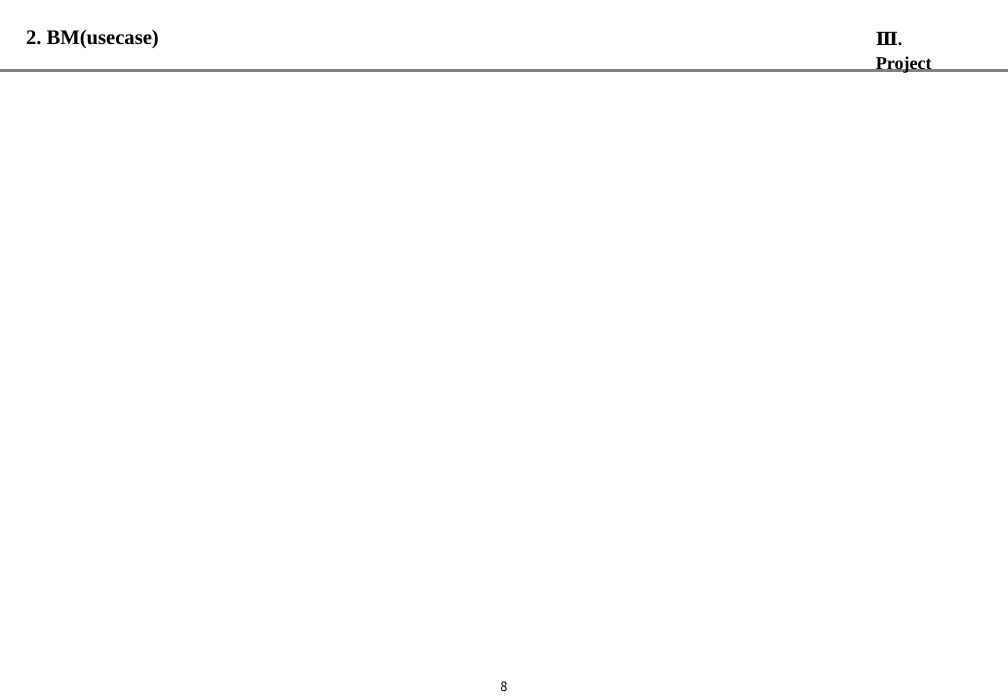
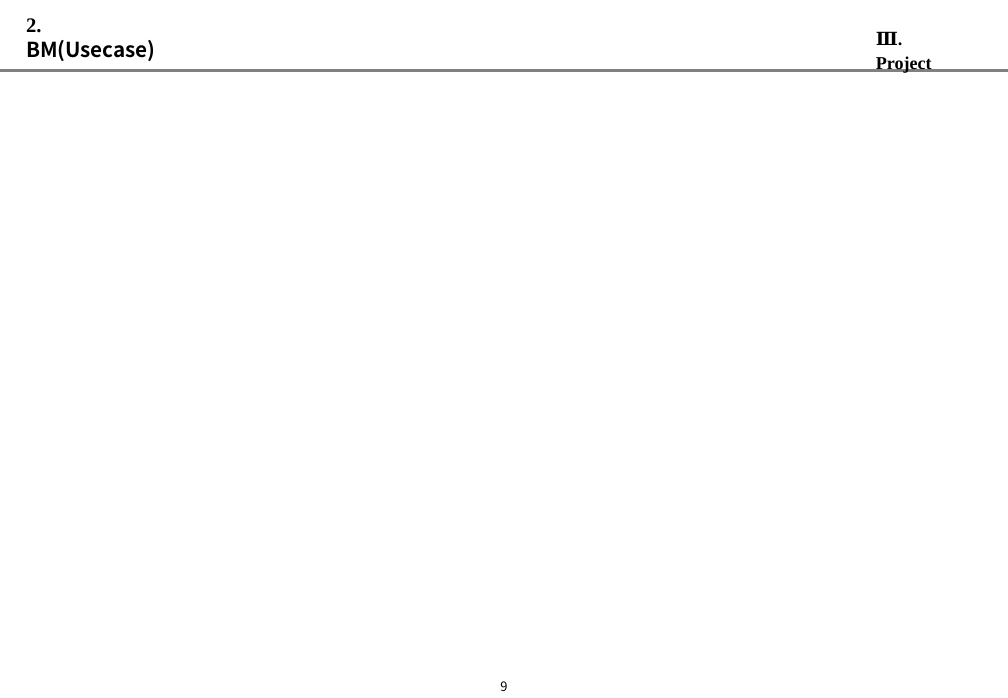
Before and after one commit to alladd/tcl2017, a slide deck: slide 10 of 51_발표PT자료/02_PT.pptx (slide 9 before the commit). Drawn at 1008x698 pixels with LibreOffice and Linux fonts; fonts in the diff are those of the drawing; background and template pictures are left out. Boxes give left, top, right and bottom in pixels: in the first picture for what was removed or moved away, otherwise in the second. Text is boxed around its words. In the diff, an @@ line names an element or a change of style, - is before the commit and + after.

```diff
--- a/51_발표PT자료/02_PT.pptx
+++ b/51_발표PT자료/02_PT.pptx
@@ text at [26,18,156,61]: text changed; font Times New Roman to Noto Sans CJK KR @@
-2. BM(usecase)
+2. BM(Usecase)
@@ page number at [500,681,507,691]: text changed @@
-8
+9
```
Also in this commit, not shown: 11 other slides changed, 5 slides added, 17 other files.
